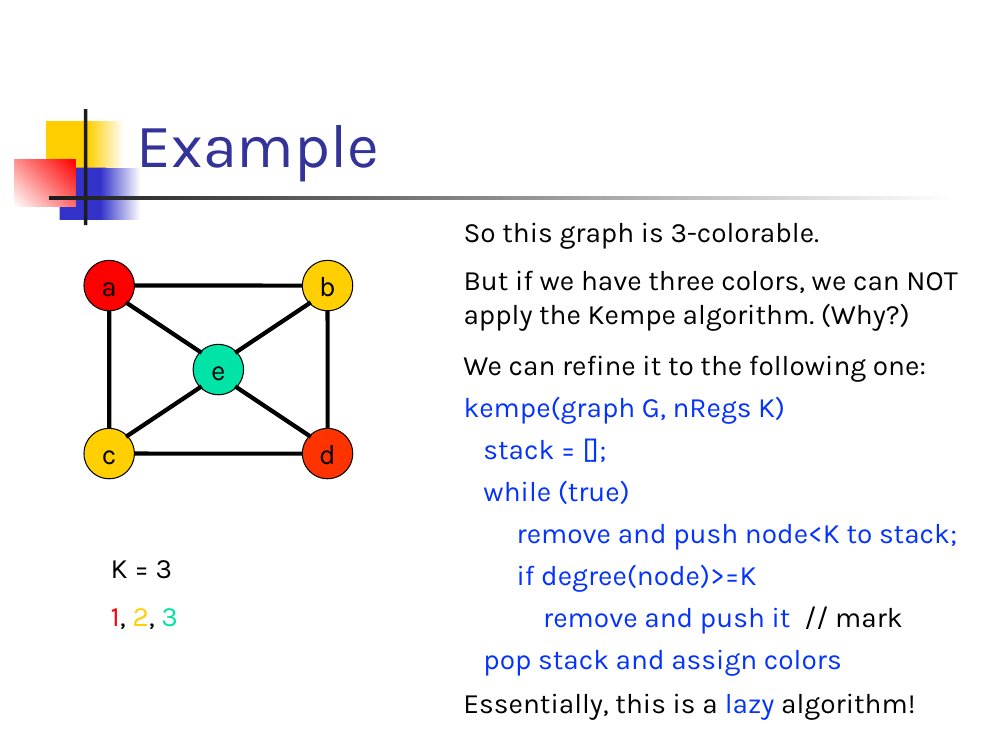
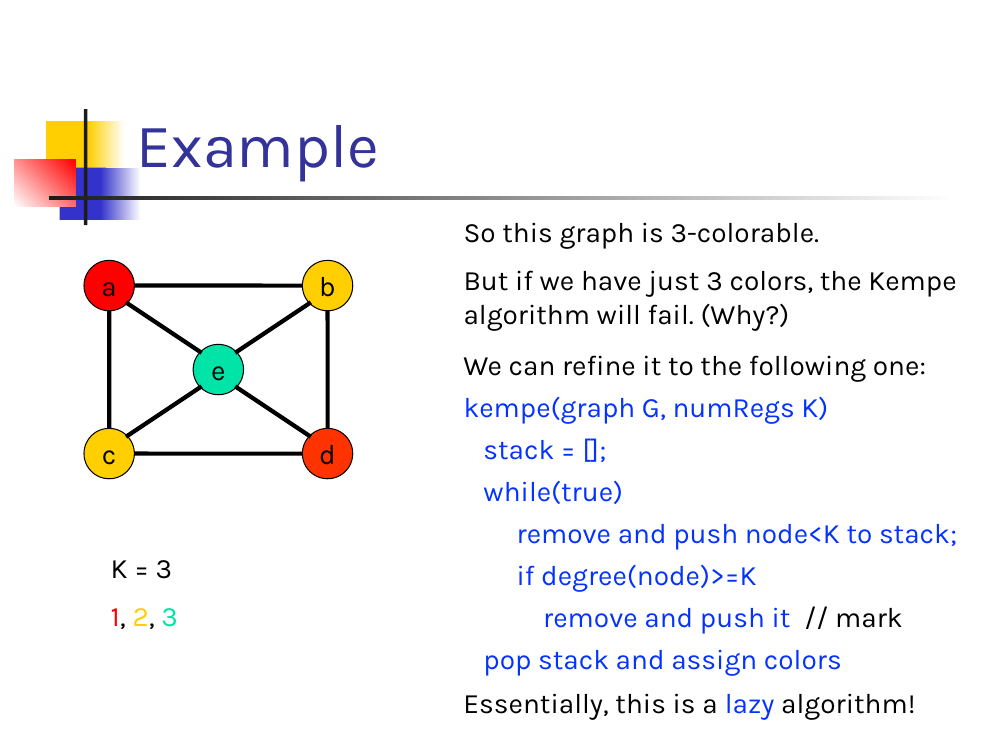
Before and after one commit to csslab-ustc/csslab-ustc.github.io, a slide deck: slide 30 of courses/compiler/slides/lec18-reg-alloc-gc.pptx. Drawn at 1008x756 pixels with LibreOffice and Linux fonts; fonts in the diff are those of the drawing. Boxes give left, top, right and bottom in pixels: in the first picture for what was removed or moved away, otherwise in the second. Text is boxed around its words. In the diff, an @@ line names an element or a change of style, - is before the commit and + after.

```diff
--- a/courses/compiler/slides/lec18-reg-alloc-gc.pptx
+++ b/courses/compiler/slides/lec18-reg-alloc-gc.pptx
@@ text at bbox=[464, 270, 956, 331]: text changed @@
-But if we have three colors, we can NOT apply the Kempe algorithm. (Why?)
+But if we have just 3 colors, the Kempe algorithm will fail. (Why?)
@@ text at bbox=[464, 396, 828, 424]: text changed @@
-kempe(graph G, nRegs K)
+kempe(graph G, numRegs K)
@@ text at bbox=[483, 481, 623, 504]: spaces changed @@
-while (true)
+while(true)
```
Also in this commit, not shown: 19 other slides changed, 15 slides added, 28 other files.
